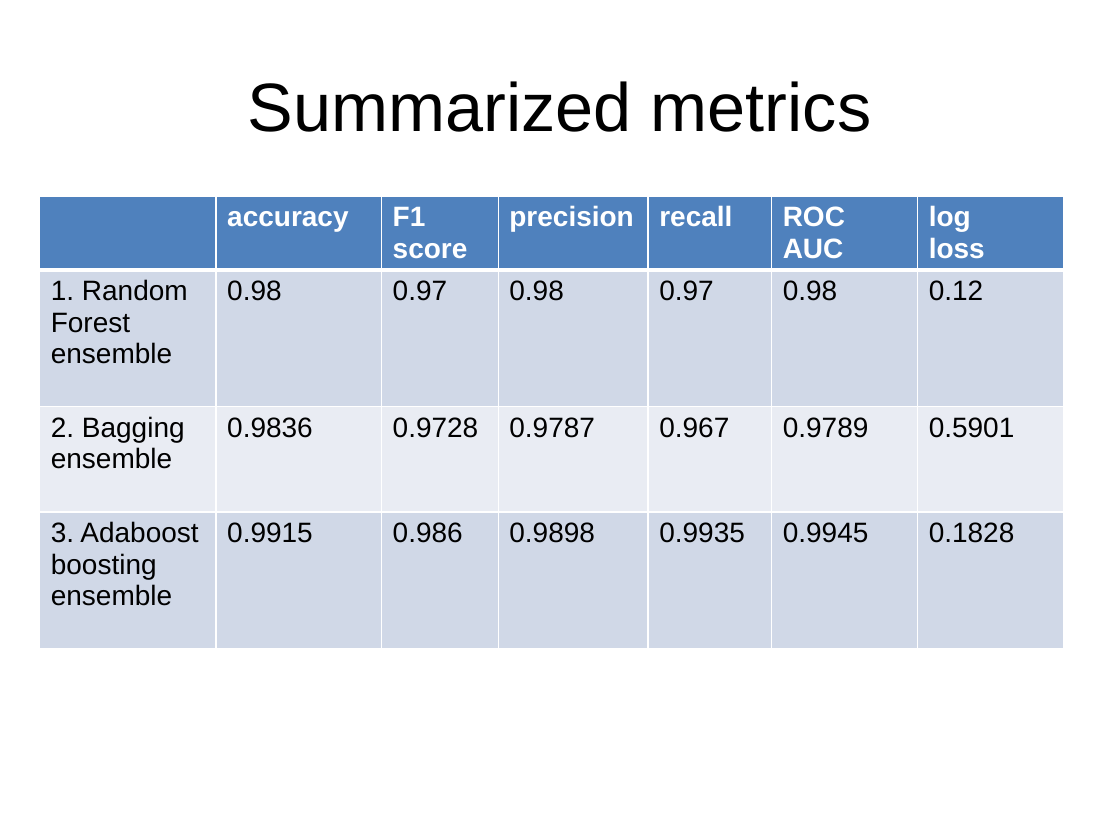
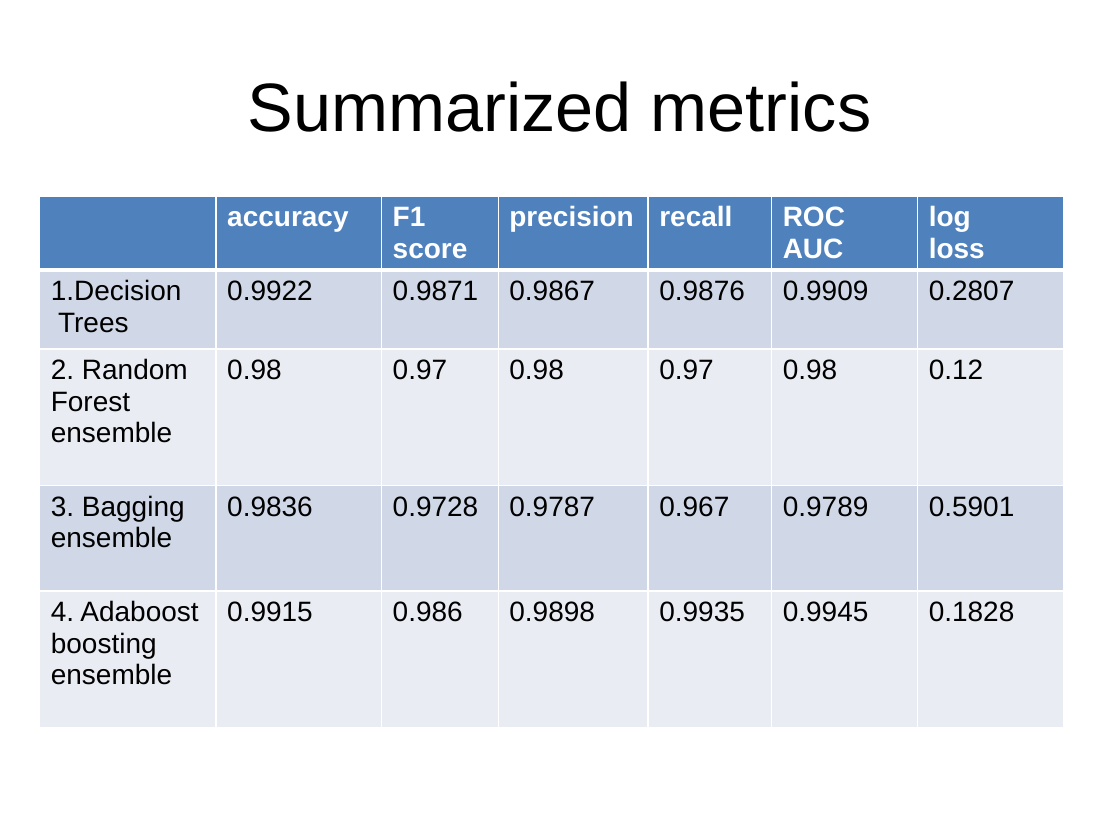
Before and after one commit to Hlamulo1/Research-on-ensemble-methods, a slide deck: slide 30 of Ensemble presentation [Autosaved].pptx (slide 28 before the commit). Drawn at 1120x840 pixels with LibreOffice and Linux fonts; fonts in the diff are those of the drawing; background and template pictures are left out. Boxes give left, top, right and bottom in pixels: in the first picture for what was removed or moved away, otherwise in the second. Text is boxed around its words. In the diff, an @@ line names an element or a change of style, - is before the commit and + after.

Commit message:
powerpoint with decision tree
powerpoint with decision tree

```diff
--- a/Ensemble presentation [Autosaved].pptx
+++ b/Ensemble presentation [Autosaved].pptx
@@ table at bbox=[39, 196, 1063, 757] @@
-row 2: 1. Random Forest ensemble | 0.98 | 0.97 | 0.98 | 0.97 | 0.98 | 0.12
-row 3: 2. Bagging ensemble | 0.9836 | 0.9728 | 0.9787 | 0.967 | 0.9789 | 0.5901
-row 4: 3. Adaboost boosting ensemble | 0.9915 | 0.986 | 0.9898 | 0.9935 | 0.9945 | 0.1828
+row 2: 1.Decision / Trees | 0.9922 | 0.9871 | 0.9867 | 0.9876 | 0.9909 | 0.2807
+row 3: 2. Random Forest ensemble | 0.98 | 0.97 | 0.98 | 0.97 | 0.98 | 0.12
+row 4: 3. Bagging ensemble | 0.9836 | 0.9728 | 0.9787 | 0.967 | 0.9789 | 0.5901
+row 5: 4. Adaboost boosting ensemble | 0.9915 | 0.986 | 0.9898 | 0.9935 | 0.9945 | 0.1828
```
Also in this commit, not shown: 1 other slide changed, 2 slides added.
